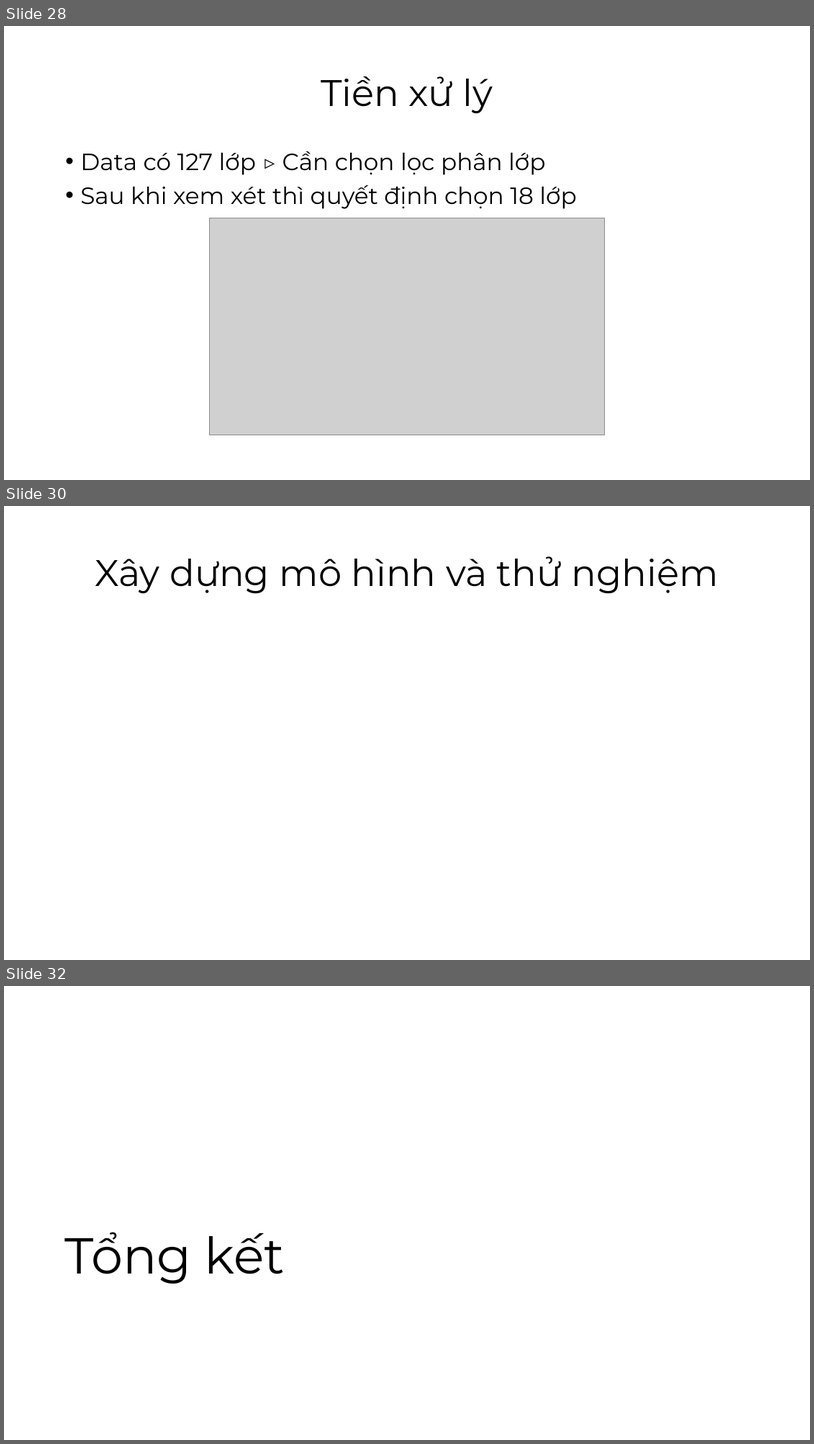
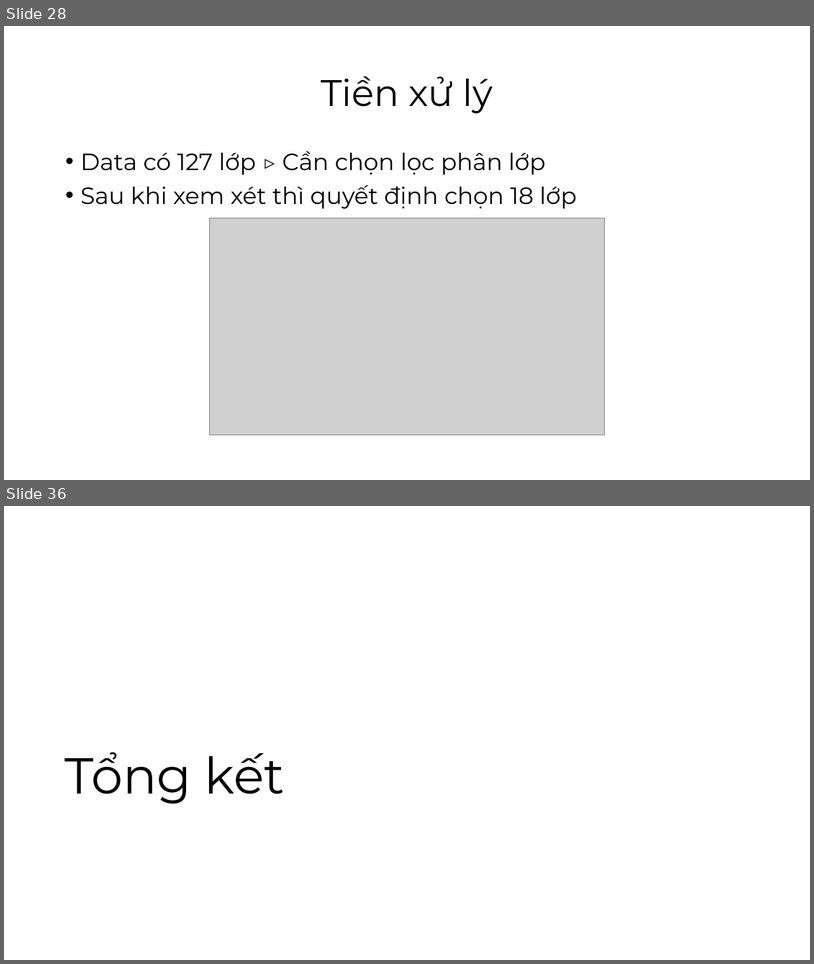
Before and after one commit to vlozg/DoAn_CuoiKy_DataScience, a slide deck: Slide.pptx. Shown one above the other, each under a label of ours: slides 28, 30 and 32 before the commit, slides 28 and 36 after it; the slides between them are not shown. The pictures are 814x1444 and 814x964 pixels, drawn with LibreOffice and Linux fonts; fonts in the diff are those of the drawing; grey boxes stand for pictures. Boxes give left, top, right and bottom in pixels: in the first picture for what was removed or moved away, otherwise in the second. Text is boxed around its words. In the diff, an @@ line names an element or a change of style, - is before the commit and + after.

```diff
--- a/Slide.pptx
+++ b/Slide.pptx
@@ slide 30 removed at [4, 506, 810, 960], background #FFFFFF @@
@@ title removed at [95, 556, 719, 594] @@
-Xây dựng mô hình và thử nghiệm
@@ what was slide 32 is now slide 36 @@
```
Also in this commit, not shown: 6 slides changed, 8 slides added, 1 other slide removed, 1 other file.
